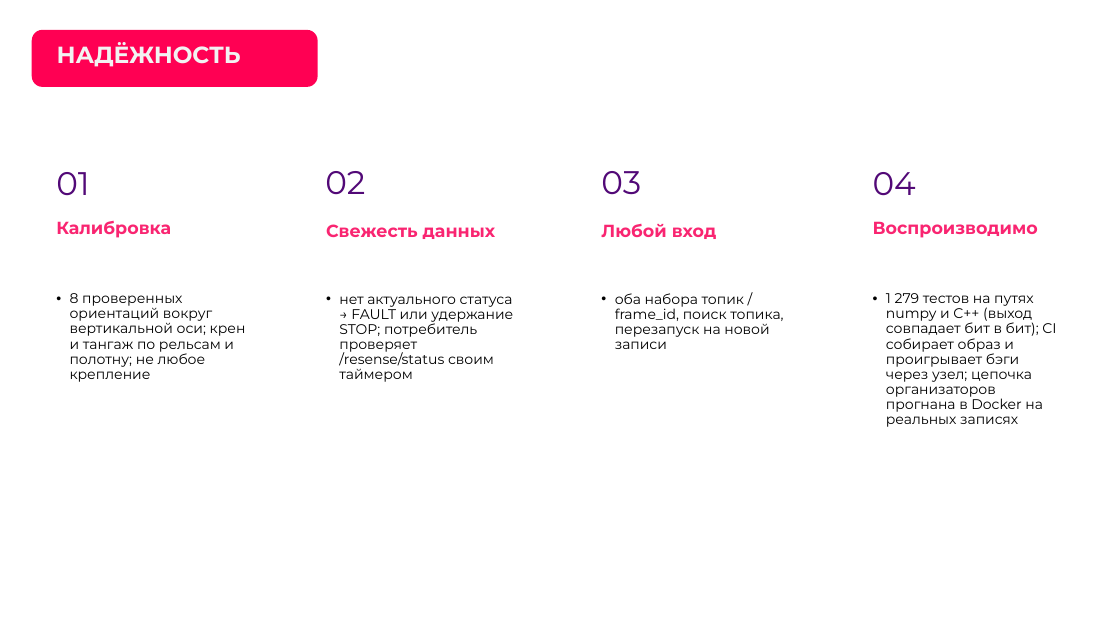
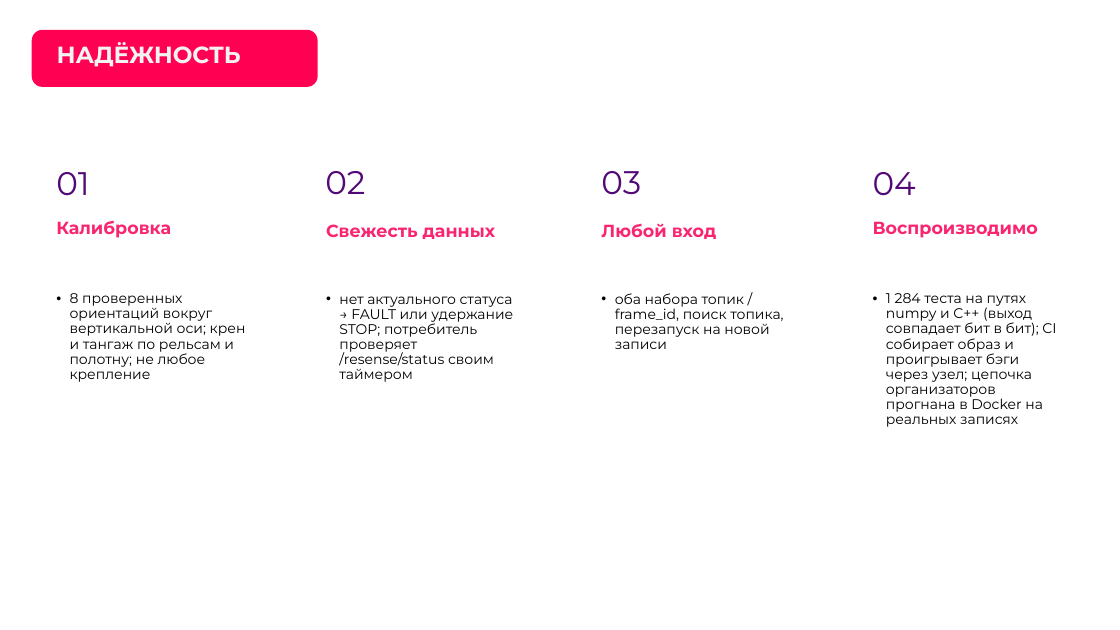
Before and after one commit to pmixay/ReSense, a slide deck: slide 14 of docs/presentation/ReSense_LCT2026.pptx. Drawn at 1120x630 pixels with LibreOffice and Linux fonts; fonts in the diff are those of the drawing; background and template pictures are left out. Boxes give left, top, right and bottom in pixels: in the first picture for what was removed or moved away, otherwise in the second. Text is boxed around its words. In the diff, an @@ line names an element or a change of style, - is before the commit and + after.

```diff
--- a/docs/presentation/ReSense_LCT2026.pptx
+++ b/docs/presentation/ReSense_LCT2026.pptx
@@ text at (x1=886, y1=293, x2=1056, y2=427): text changed @@
-• 1 279 тестов на путях numpy и C++ (выход совпадает бит в бит); CI собирает образ и проигрывает бэги через узел; цепочка организаторов прогнана в Docker на реальных записях
+• 1 284 теста на путях numpy и C++ (выход совпадает бит в бит); CI собирает образ и проигрывает бэги через узел; цепочка организаторов прогнана в Docker на реальных записях
```
Also in this commit, not shown: 1 other slide changed, 11 other files.
